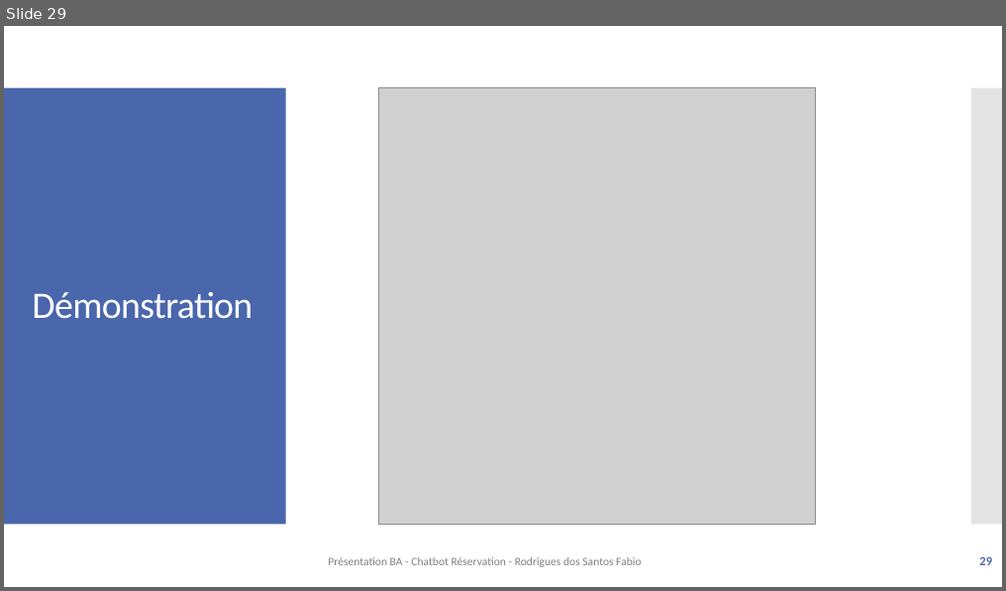
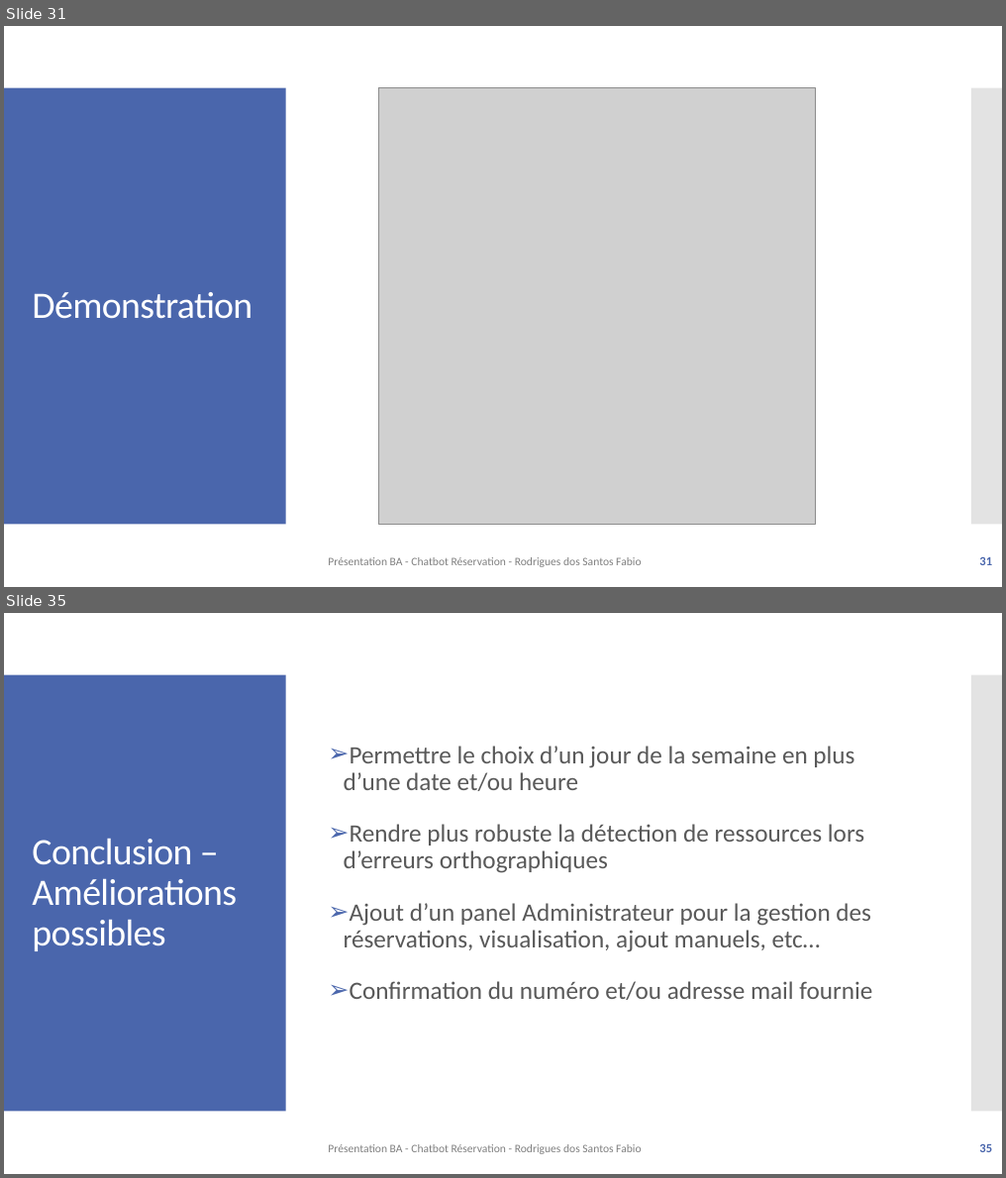
Before and after one commit to f-rdrgs/projet-bachelor, a slide deck: documentation/travail_bachelor/ISC_LOG_presentation_diplome_RodriguesDosSantosFabio_EggenbergNiklaus_2024.pptx. Shown one above the other, each under a label of ours: slide 29 before the commit, slides 31 and 35 after it; the slides between them are not shown. The pictures are 1006x591 and 1006x1178 pixels, drawn with LibreOffice and Linux fonts; fonts in the diff are those of the drawing; grey boxes stand for pictures. Boxes give left, top, right and bottom in pixels: in the first picture for what was removed or moved away, otherwise in the second. Text is boxed around its words. In the diff, an @@ line names an element or a change of style, - is before the commit and + after.

```diff
--- a/documentation/travail_bachelor/ISC_LOG_presentation_diplome_RodriguesDosSantosFabio_EggenbergNiklaus_2024.pptx
+++ b/documentation/travail_bachelor/ISC_LOG_presentation_diplome_RodriguesDosSantosFabio_EggenbergNiklaus_2024.pptx
@@ slide 35 added at [4,613,1002,1174], background #FFFFFF; not listed: 2 template elements that a slide beside it also shows @@
@@ text added at [344,746,872,1000], 24 pt, text #595959 @@
+➢ Permettre le choix d’un jour de la semaine en plus d’une date et/ou heure
+➢ Rendre plus robuste la détection de ressources lors d’erreurs orthographiques
+➢ Ajout d’un panel Administrateur pour la gestion des réservations, visualisation, ajout manuels, etc…
+➢ Confirmation du numéro et/ou adresse mail fournie
@@ title added at [32,838,237,952], 36 pt, text #FFFFFF @@
+Conclusion – Améliorations possibles
@@ text added at [328,1145,641,1155], 11 pt, text #808080 @@
+Présentation BA - Chatbot Réservation - Rodrigues dos Santos Fabio
@@ page number added at [979,1145,992,1153], 12 pt, text #4A66AC, bold @@
+35
@@ what was slide 29 is now slide 31 @@
@@ page number at [979,558,992,566]: text changed @@
-29
+31
```
Also in this commit, not shown: 17 slides changed, 6 other slides added, 1 slide removed, 2 other files.
